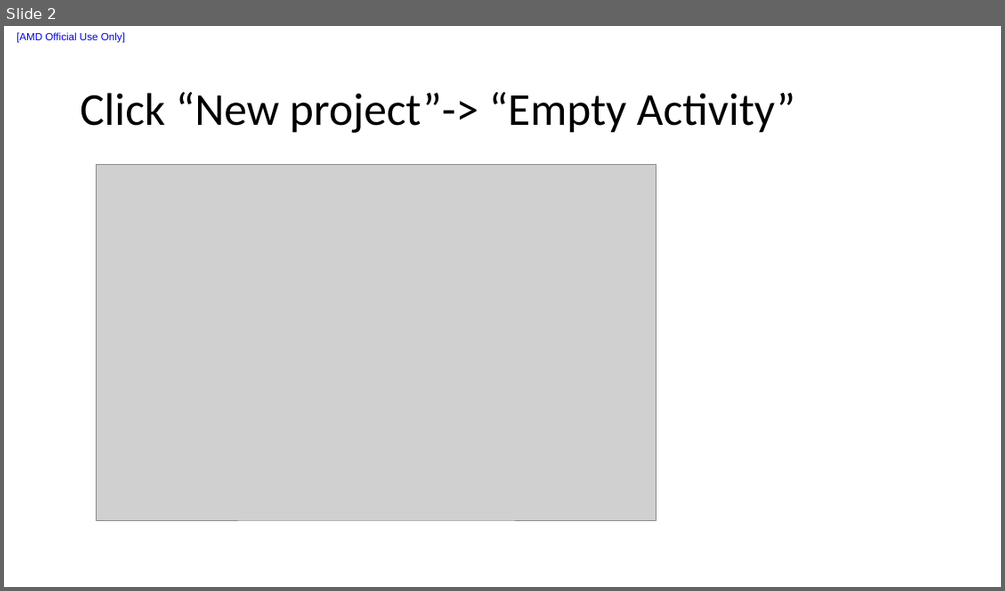
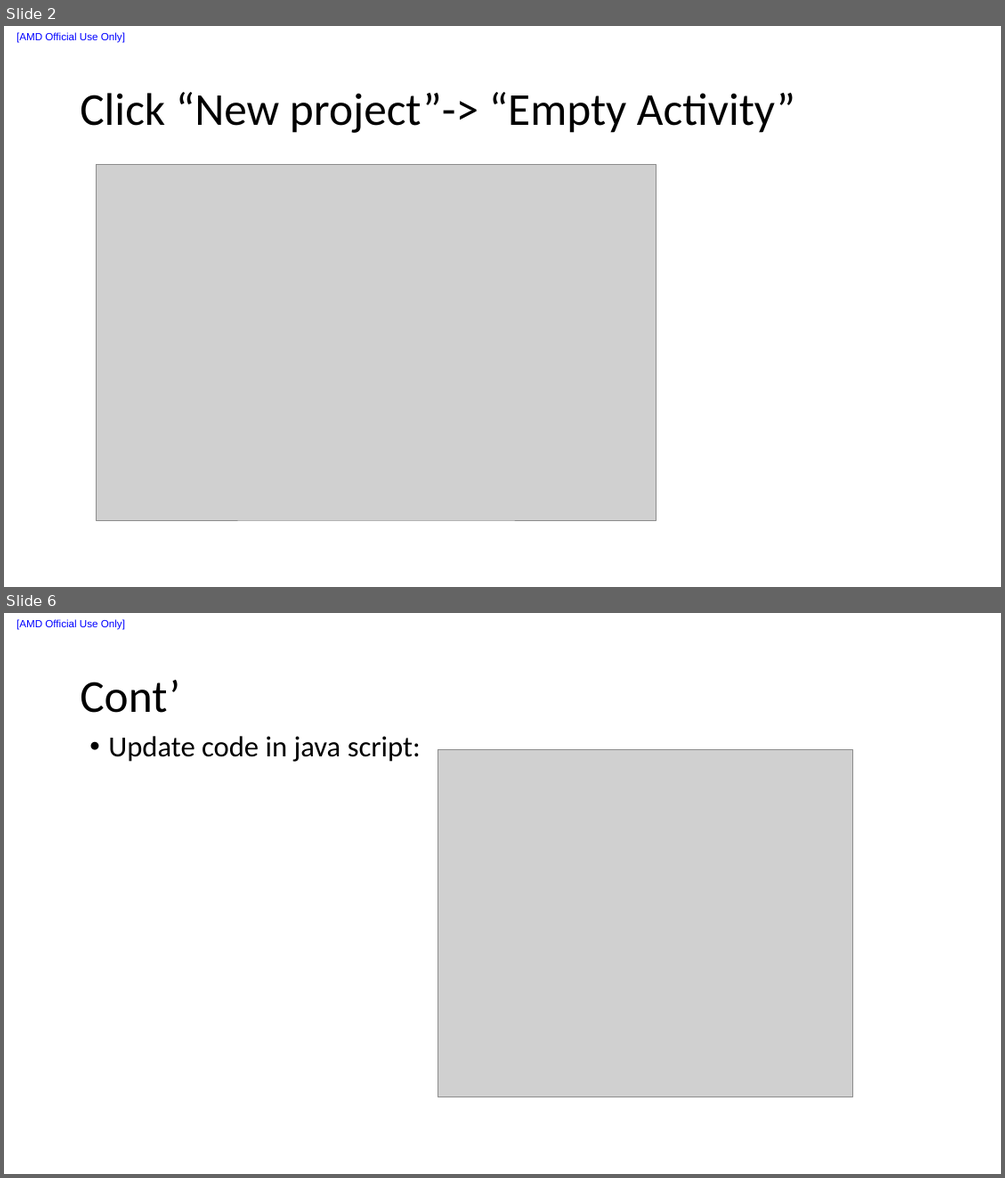
Before and after one commit to liuxu-github-ui/Java, a slide deck: Android studio/Notes.pptx. Shown one above the other, each under a label of ours: slide 2 before the commit, slides 2 and 6 after it; the slides between them are not shown. The pictures are 1005x591 and 1005x1178 pixels, drawn with LibreOffice and Linux fonts; fonts in the diff are those of the drawing; grey boxes stand for pictures. Boxes give left, top, right and bottom in pixels: in the first picture for what was removed or moved away, otherwise in the second. Text is boxed around its words. In the diff, an @@ line names an element or a change of style, - is before the commit and + after.

```diff
--- a/Android studio/Notes.pptx
+++ b/Android studio/Notes.pptx
@@ slide 6 added at box(4, 613, 1001, 1174), background #FFFFFF; not listed: 1 template element that a slide beside it also shows @@
@@ title added at box(80, 680, 180, 713), 44 pt, text #000000 @@
+Cont’
@@ text added at box(108, 736, 421, 762), 28 pt, text #000000 @@
+• Update code in java script:
@@ picture added at box(438, 750, 853, 1097) @@
```
Also in this commit, not shown: 23 other slides added, 1 other file.
